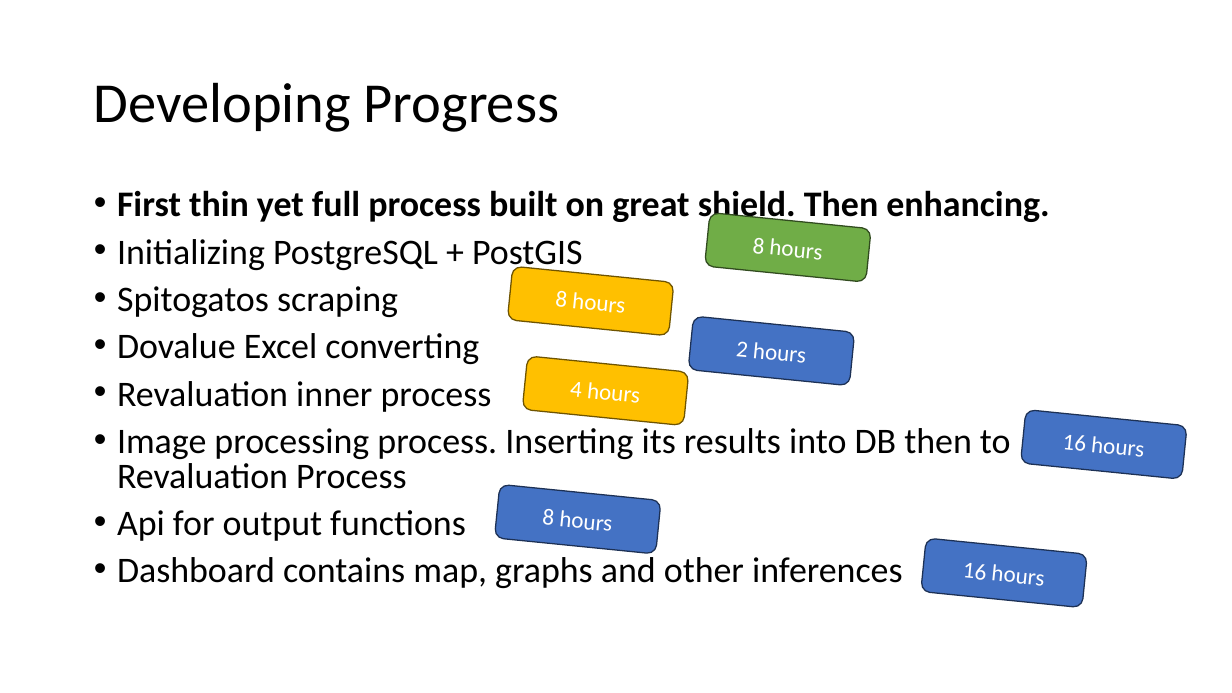
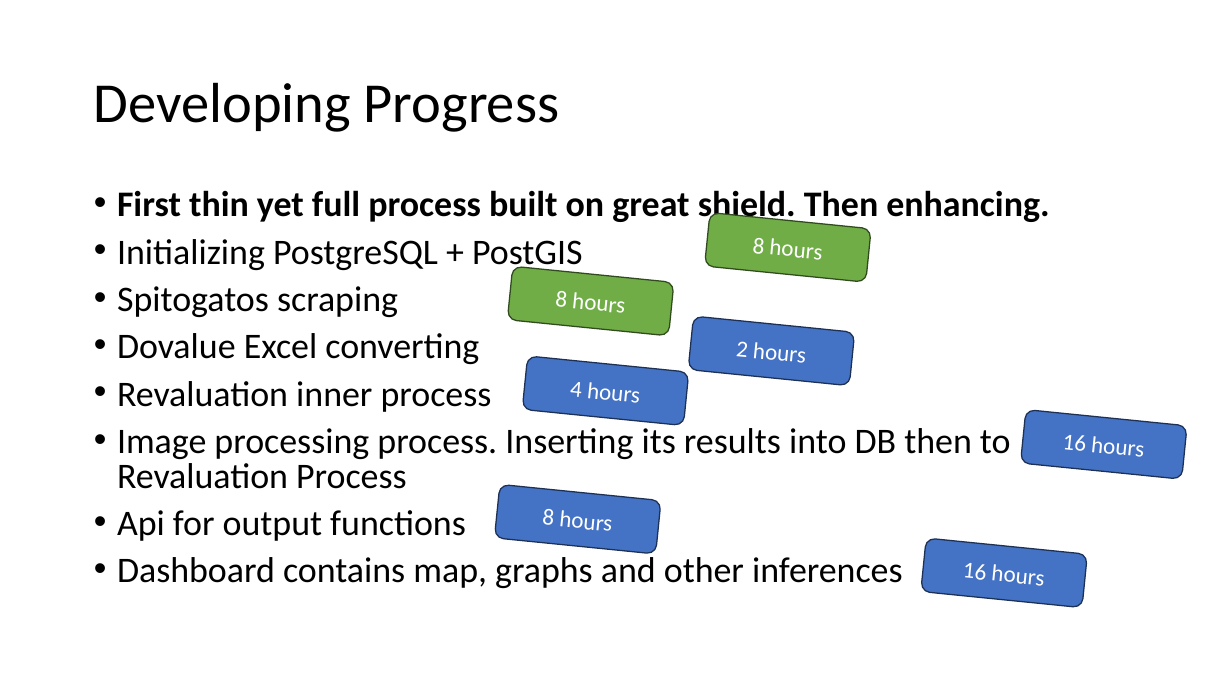
Before and after one commit to mifmif1/RealEstateAI, a slide deck: slide 2 of .byhand/structure.pptx. Drawn at 1232x693 pixels with LibreOffice and Linux fonts; fonts in the diff are those of the drawing. Boxes give left, top, right and bottom in pixels: in the first picture for what was removed or moved away, otherwise in the second. Text is boxed around its words. In the diff, an @@ line names an element or a change of style, - is before the commit and + after.

```diff
--- a/.byhand/structure.pptx
+++ b/.byhand/structure.pptx
@@ rounded rectangle "8 hours" at (508,267,674,336): fill #FFC000 to #70AD47; outline #705400 1 pt to #314C1F 1 pt @@
@@ rounded rectangle "4 hours" at (523,356,689,426): fill #FFC000 to #4472C4; outline #705400 1 pt to #1E3256 1 pt @@
```
Also in this commit, not shown: 1 other file.
